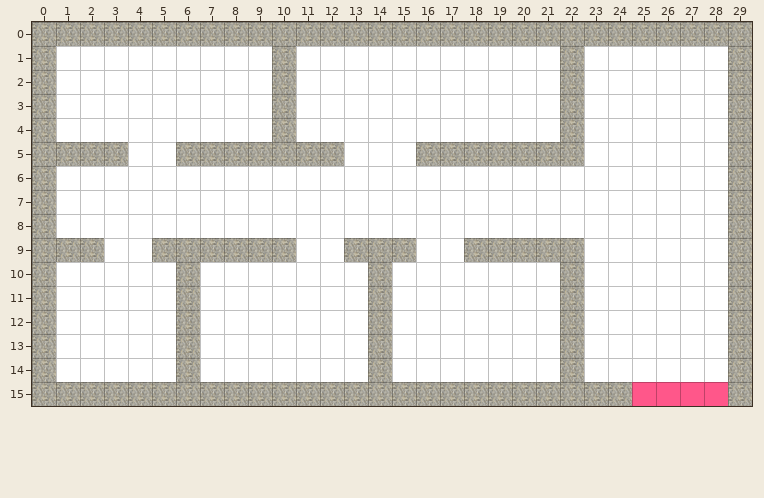
Two states of a Tiled map (JSON), public/map-items/rooms/room_two.tmj. This is how it looked before the edit.
Cells are 50x50 px. Shown: x 0..29, y 0..15.
The result:
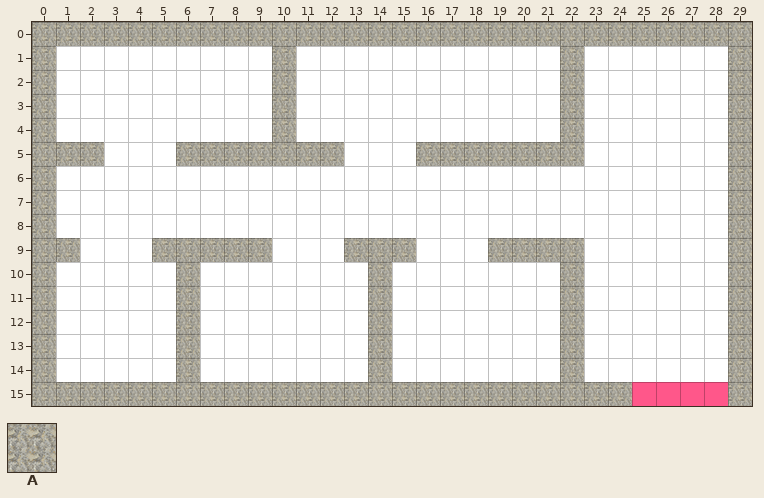
Key: from "rooms_tileset": A 1.
_ is an empty cell.
Change:
Layer "Walls":
Tile A is removed in row 5 at x 3; in row 9 at x 2, 10 and 18.
Pixel boxes of the changes (left, top, right, bottom) in both pictures:
removed: (104, 142, 128, 166)
removed: (80, 238, 104, 262)
removed: (272, 238, 296, 262)
removed: (464, 238, 488, 262)
